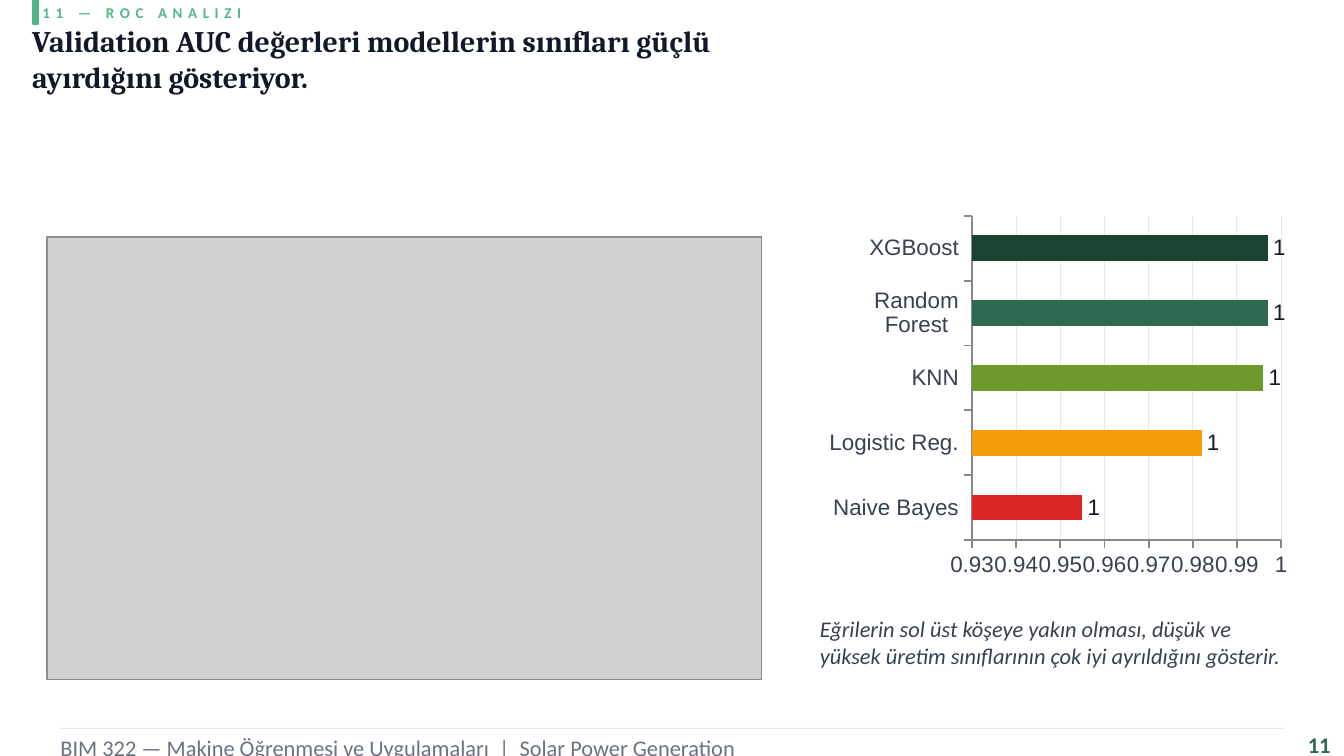
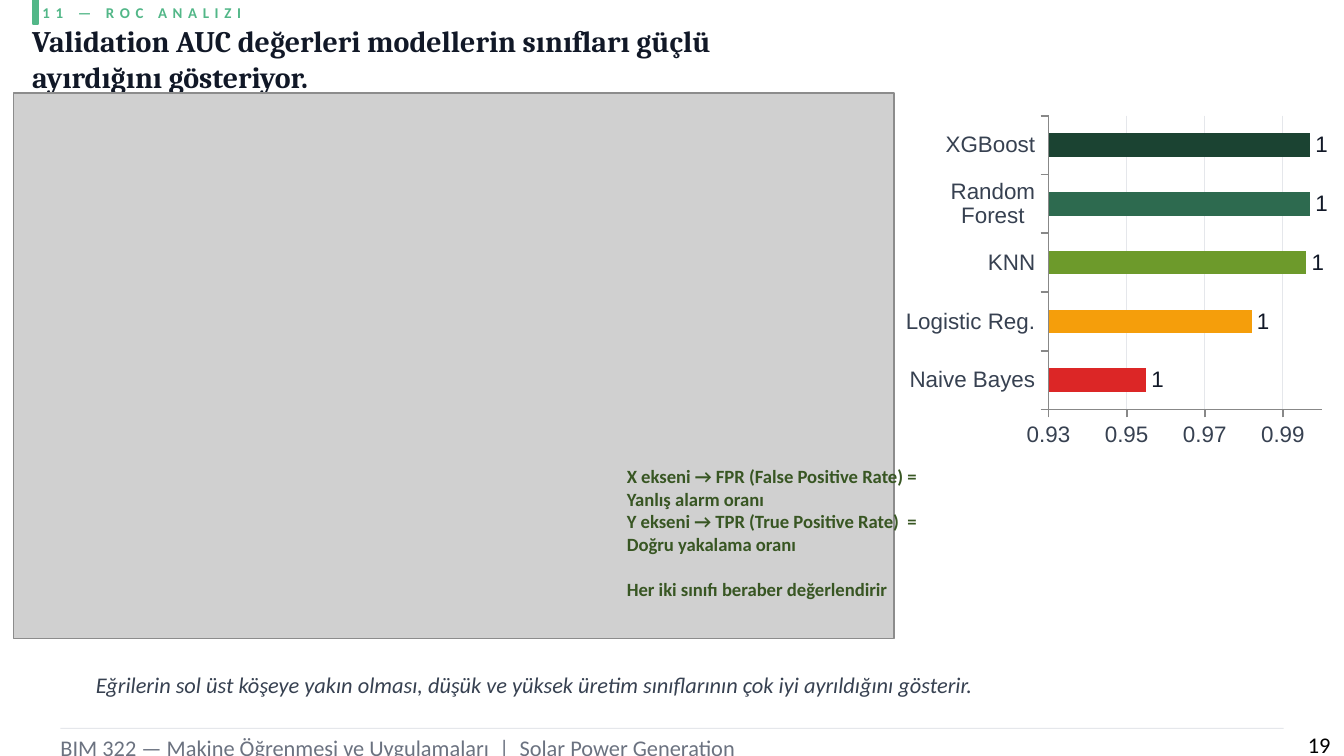
Before and after one commit to busraddmr/BIM322-Solar-Power-Prediction, a slide deck: slide 19 of sunum/BusraDemir_NazeninTatar_BIM322_Sunum.pptx (slide 15 before the commit). Drawn at 1344x756 pixels with LibreOffice and Linux fonts; fonts in the diff are those of the drawing; grey boxes stand for pictures. Boxes give left, top, right and bottom in pixels: in the first picture for what was removed or moved away, otherwise in the second. Text is boxed around its words. In the diff, an @@ line names an element or a change of style, - is before the commit and + after.

```diff
--- a/sunum/BusraDemir_NazeninTatar_BIM322_Sunum.pptx
+++ b/sunum/BusraDemir_NazeninTatar_BIM322_Sunum.pptx
@@ picture: place and size @@
-picture at [47, 237, 762, 679]
+picture at [13, 93, 894, 638]
@@ bar chart: place and size @@
-bar chart at [820, 208, 1297, 585]
+bar chart at [896, 109, 1331, 453]
@@ text added at [627, 468, 903, 599], 10 pt, text #385723, bold @@
+X ekseni → FPR (False Positive Rate) = Yanlış alarm oranı
+Y ekseni → TPR (True Positive Rate) = Doğru yakalama oranı
+Her iki sınıfı beraber değerlendirir
@@ text "Eğrilerin sol üst köşeye yakın ..." rewrapped from [820, 621, 1280, 668] to [96, 677, 972, 697] @@
@@ text at [1308, 738, 1331, 753]: text changed; text colour #2D6A4F to #000000; bold off @@
-11
+19
```
Also in this commit, not shown: 17 other slides changed, 5 slides added, 1 slide removed.
